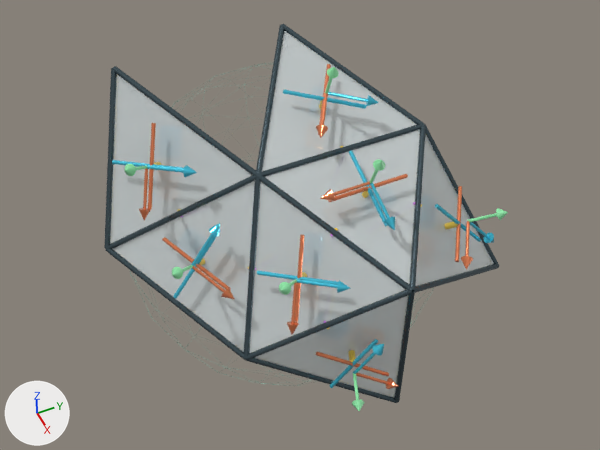
Before and after pictures for a commit that changed the Blender file projeto/figures/radome_tetrahedral_face_cluster.blend.
Rendered twice from the file's camera 'Tetrahedral face cluster camera'. Every picture has the same lights, and +X, +Y and +Z are marked at lower left. The first picture is the older version.

Before the edit, the objects in view are built like this:
```python
ob_m00_3_dual_pol_u_element = bpy.data.objects.new('M00-3 dual-pol U element', me_cylinder_024)
ob_m00_3_dual_pol_u_element.location = (1.136, 0.0, 2.974)
ob_m00_3_dual_pol_u_element.rotation_euler = (1.885, 0.0, 1.017)  # degrees (108, 0, 58)
ob_m00_3_dual_pol_v_element = bpy.data.objects.new('M00-3 dual-pol V element', me_cylinder_025)
ob_m00_3_dual_pol_v_element.location = (1.136, 0.0, 2.974)
ob_m00_3_dual_pol_v_element.rotation_euler = (1.75, 0.0, 2.647)  # degrees (100, 0, 152)
ob_m06_0_dual_pol_v_element = bpy.data.objects.new('M06-0 dual-pol V element', me_cylinder_037)
ob_m06_0_dual_pol_v_element.location = (0.965, -1.965, 2.583)
ob_m06_0_dual_pol_v_element.rotation_euler = (1.46, 0.0, 2.435)  # degrees (84, 0, 140)
ob_m06_2_dual_pol_v_element = bpy.data.objects.new('M06-2 dual-pol V element', me_cylinder_001)
ob_m06_2_dual_pol_v_element.location = (2.583, -0.965, 1.965)
ob_m06_2_dual_pol_v_element.rotation_euler = (1.46, 0.0, 2.435)  # degrees (84, 0, 140)
ob_m06_3_dual_pol_u_element = bpy.data.objects.new('M06-3 dual-pol U element', me_cylinder_012)
ob_m06_3_dual_pol_u_element.location = (1.838, -1.838, 1.838)
ob_m06_3_dual_pol_u_element.rotation_euler = (1.885, 0.0, 2.124)  # degrees (108, 0, 122)
ob_m06_3_dual_pol_v_element = bpy.data.objects.new('M06-3 dual-pol V element', me_cylinder_013)
ob_m06_3_dual_pol_v_element.location = (1.838, -1.838, 1.838)
ob_m06_3_dual_pol_v_element.rotation_euler = (0.714, 0.0, -2.972)  # degrees (41, 0, -170)
ob_m06_3_external_open_rf_face = bpy.data.objects.new('M06-3 external open RF face', me_m06_3_external_open_rf_facemesh)
ob_m06_3_external_open_rf_face.location = (0.0, 0.0, 0.0)
ob_m18_1_dual_pol_u_element = bpy.data.objects.new('M18-1 dual-pol U element', me_cylinder_018)
ob_m18_1_dual_pol_u_element.location = (3.18, -0.596, 1.0)
ob_m18_1_dual_pol_u_element.rotation_euler = (-1.047, -3.142, -0.365)  # degrees (-60, -180, -21)
ob_m18_1_dual_pol_v_element = bpy.data.objects.new('M18-1 dual-pol V element', me_cylinder_019)
ob_m18_1_dual_pol_v_element.location = (3.18, -0.596, 1.0)
ob_m18_1_dual_pol_v_element.rotation_euler = (0.524, 0.0, 2.777)  # degrees (30, 0, 159)
# also in view: 'Outer structural seam rail 06' at (1.31, -1.81, 2.12); 'Outer structural seam rail 09' at (0.81, -0.5, 2.93); 'Outer structural seam rail 01' at (2.93, -0.81, 1.5); 'Outer structural seam rail 14' at (0.81, -1.5, 2.93); 'Outer structural seam rail 13' at (0.5, -2.31, 2.43)
```
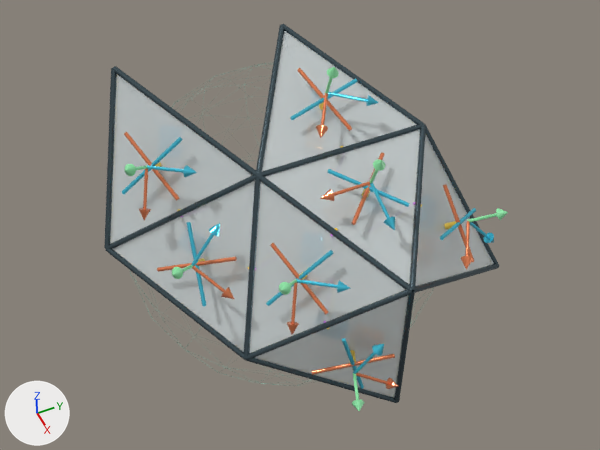
Edits to the bpy script that builds the scene:
```text
Change ob_m06_2_dual_pol_u_element:
    ob_m06_2_dual_pol_u_element: bpy.data.objects.new('M06-2 dual-pol U element', me_cylinder) -> bpy.data.objects.new('M06-2 dual-pol U element', me_cylinder_037)
    ob_m06_2_dual_pol_u_element.location: (2.583, -0.965, 1.965) -> (0.965, -1.965, 2.583)
    ob_m06_2_dual_pol_u_element.rotation_euler: (2.513, 0.0, 1.017) -> (0.863, 0.0, 3.006)  # degrees (144, 0, 58) -> degrees (49, 0, 172)
Change ob_m06_2_dual_pol_v_element:
    ob_m06_2_dual_pol_v_element.rotation_euler: (1.46, 0.0, 2.435) -> (0.863, 0.0, 3.006)  # degrees (84, 0, 140) -> degrees (49, 0, 172)
Change ob_m00_2_dual_pol_u_element:
    ob_m00_2_dual_pol_u_element: bpy.data.objects.new('M00-2 dual-pol U element', me_cylinder_006) -> bpy.data.objects.new('M00-2 dual-pol U element', me_cylinder_025)
    ob_m00_2_dual_pol_u_element.location: (2.214, 0.0, 2.561) -> (1.136, 0.0, 2.974)
    ob_m00_2_dual_pol_u_element.rotation_euler: (1.571, 0.0, 0.0) -> (1.478, 0.0, -2.896)  # degrees (90, 0, 0) -> degrees (85, 0, -166)
Change ob_m00_2_dual_pol_v_element:
    ob_m00_2_dual_pol_v_element: bpy.data.objects.new('M00-2 dual-pol V element', me_cylinder_007) -> bpy.data.objects.new('M00-2 dual-pol V element', me_cylinder_024)
    ob_m00_2_dual_pol_v_element.location: (2.214, 0.0, 2.561) -> (1.136, 0.0, 2.974)
    ob_m00_2_dual_pol_v_element.rotation_euler: (1.936, 0.0, 1.571) -> (1.923, 0.0, 1.85)  # degrees (111, 0, 90) -> degrees (110, 0, 106)
Change ob_m06_3_dual_pol_u_element:
    ob_m06_3_dual_pol_u_element.location: (1.838, -1.838, 1.838) -> (2.583, -0.965, 1.965)
    ob_m06_3_dual_pol_u_element.rotation_euler: (1.885, 0.0, 2.124) -> (2.088, 0.0, 1.943)  # degrees (108, 0, 122) -> degrees (120, 0, 111)
Change ob_m06_3_dual_pol_v_element:
    ob_m06_3_dual_pol_v_element.rotation_euler: (0.714, 0.0, -2.972) -> (0.718, 0.0, -1.728)  # degrees (41, 0, -170) -> degrees (41, 0, -99)
Change ob_m18_1_dual_pol_u_element:
    ob_m18_1_dual_pol_u_element.rotation_euler: (-1.047, -3.142, -0.365) -> (1.309, 0.0, 2.777)  # degrees (-60, -180, -21) -> degrees (75, 0, 159)
Change ob_m18_1_dual_pol_v_element:
    ob_m18_1_dual_pol_v_element.rotation_euler: (0.524, 0.0, 2.777) -> (0.262, 0.0, -0.365)  # degrees (30, 0, 159) -> degrees (15, 0, -21)
Change ob_m00_3_dual_pol_u_element:
    ob_m00_3_dual_pol_u_element.location: (1.136, 0.0, 2.974) -> (2.214, 0.0, 2.561)
    ob_m00_3_dual_pol_u_element.rotation_euler: (1.885, 0.0, 1.017) -> (1.826, 0.0, 0.751)  # degrees (108, 0, 58) -> degrees (105, 0, 43)
Change ob_m00_3_dual_pol_v_element:
    ob_m00_3_dual_pol_v_element.location: (1.136, 0.0, 2.974) -> (2.214, 0.0, 2.561)
    ob_m00_3_dual_pol_v_element.rotation_euler: (1.75, 0.0, 2.647) -> (1.826, 0.0, 2.39)  # degrees (100, 0, 152) -> degrees (105, 0, 137)
Change ob_m03_2_dual_pol_u_element:
    ob_m03_2_dual_pol_u_element.rotation_euler: (1.885, 0.0, 1.017) -> (2.423, 0.0, 1.728)  # degrees (108, 0, 58) -> degrees (139, 0, 99)
Change ob_m03_2_dual_pol_v_element:
    ob_m03_2_dual_pol_v_element.rotation_euler: (-0.714, 3.142, -0.169) -> (1.892, 0.0, -2.594)  # degrees (-41, 180, -9.7) -> degrees (108, 0, -149)
Change ob_m06_0_dual_pol_u_element:
    ob_m06_0_dual_pol_u_element.rotation_euler: (2.513, 0.0, 1.017) -> (2.088, 0.0, 1.943)  # degrees (144, 0, 58) -> degrees (120, 0, 111)
Change ob_m06_0_dual_pol_v_element:
    ob_m06_0_dual_pol_v_element: bpy.data.objects.new('M06-0 dual-pol V element', me_cylinder_037) -> bpy.data.objects.new('M06-0 dual-pol V element', me_cylinder_012)
    ob_m06_0_dual_pol_v_element.location: (0.965, -1.965, 2.583) -> (1.838, -1.838, 1.838)
    ob_m06_0_dual_pol_v_element.rotation_euler: (1.46, 0.0, 2.435) -> (1.249, 0.0, 2.594)  # degrees (84, 0, 140) -> degrees (72, 0, 149)
```

What differs and where, as boxes (x1, y1, x2, y2) in the pictures (600 x 450 px):
'M06-3 dual-pol U element', moved, turned
    before: (162, 237, 231, 290)
    after: (270, 243, 328, 315)
'M06-0 dual-pol U element', turned
    before: (148, 123, 156, 209)
    after: (124, 132, 180, 201)
'M00-3 dual-pol V element', moved, turned
    before: (283, 89, 366, 109)
    after: (327, 169, 410, 207)
'M06-2 dual-pol U element', reshaped, moved, turned
    before: (295, 235, 305, 322)
    after: (122, 137, 183, 194)
'M00-2 dual-pol V element', reshaped, moved, turned
    before: (349, 150, 388, 227)
    after: (297, 68, 352, 131)
'M00-2 dual-pol U element', reshaped, moved, turned
    before: (328, 174, 408, 203)
    after: (290, 79, 358, 120)
'M18-1 dual-pol U element', turned
    before: (316, 351, 389, 376)
    after: (312, 354, 395, 375)
'M06-2 dual-pol V element', turned
    before: (257, 271, 338, 285)
    after: (266, 250, 333, 306)
'M06-3 dual-pol V element', turned
    before: (173, 232, 220, 298)
    after: (186, 222, 206, 306)
'M03-2 dual-pol U element', turned
    before: (455, 186, 462, 262)
    after: (443, 184, 474, 262)
'M06-0 dual-pol V element', reshaped, moved, turned
    before: (112, 160, 184, 169)
    after: (157, 256, 237, 272)
'M18-1 dual-pol V element', turned
    before: (329, 339, 378, 388)
    after: (342, 338, 364, 389)
'M03-2 dual-pol V element', turned
    before: (435, 204, 481, 242)
    after: (440, 208, 476, 240)
'M00-3 dual-pol U element', moved, turned
    before: (318, 64, 331, 135)
    after: (352, 153, 385, 225)
